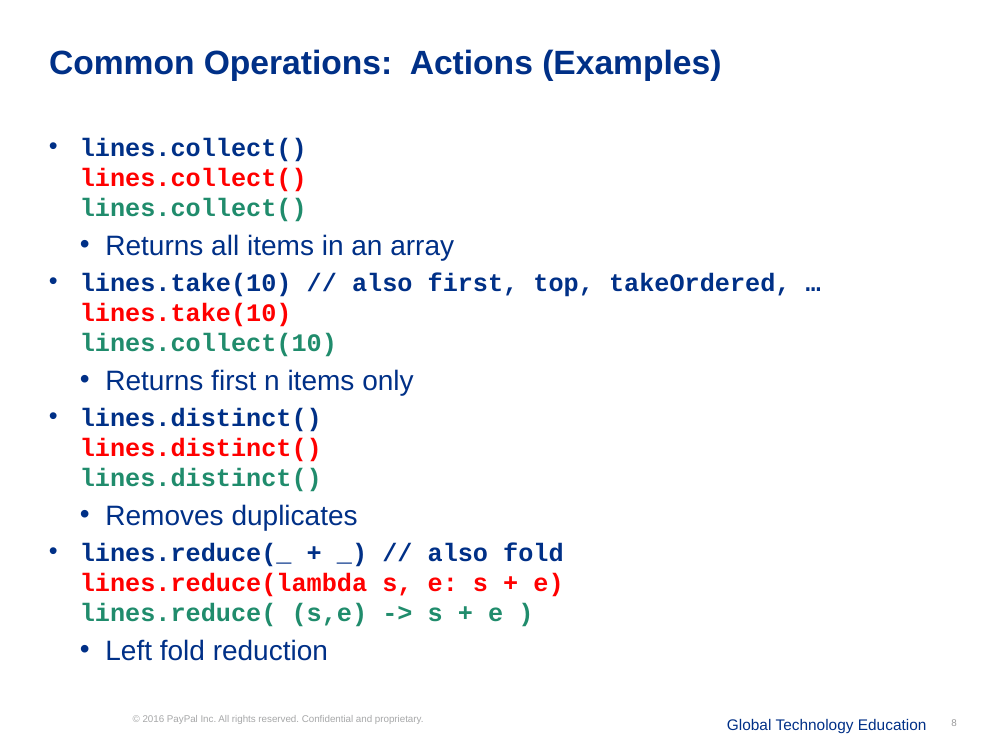
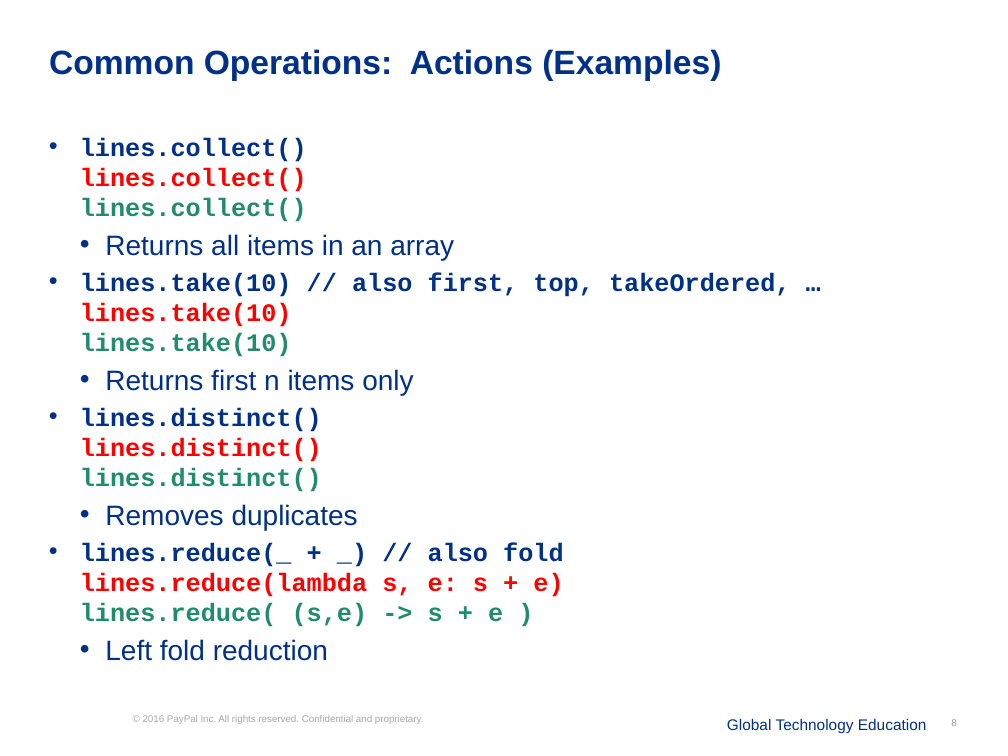
Before and after one commit to timph/hadoop-spark-class, a slide deck: slide 8 of lesson-520-developing-with-rdds/slides/developing-with-rdds.pptx. Drawn at 1008x756 pixels with LibreOffice and Linux fonts; fonts in the diff are those of the drawing; background and template pictures are left out. Boxes give left, top, right and bottom in pixels: in the first picture for what was removed or moved away, otherwise in the second. Text is boxed around its words. In the diff, an @@ line names an element or a change of style, - is before the commit and + after.

```diff
--- a/lesson-520-developing-with-rdds/slides/developing-with-rdds.pptx
+++ b/lesson-520-developing-with-rdds/slides/developing-with-rdds.pptx
@@ text at (80,272,790,357): text changed @@
-• lines.take(10) // also first, top, takeOrdered, …
-  lines.take(10)
-  lines.collect(10)
+• lines.take(10) // also first, top, takeOrdered, …
+  lines.take(10)
+  lines.take(10)
```
Also in this commit, not shown: 17 other files.
